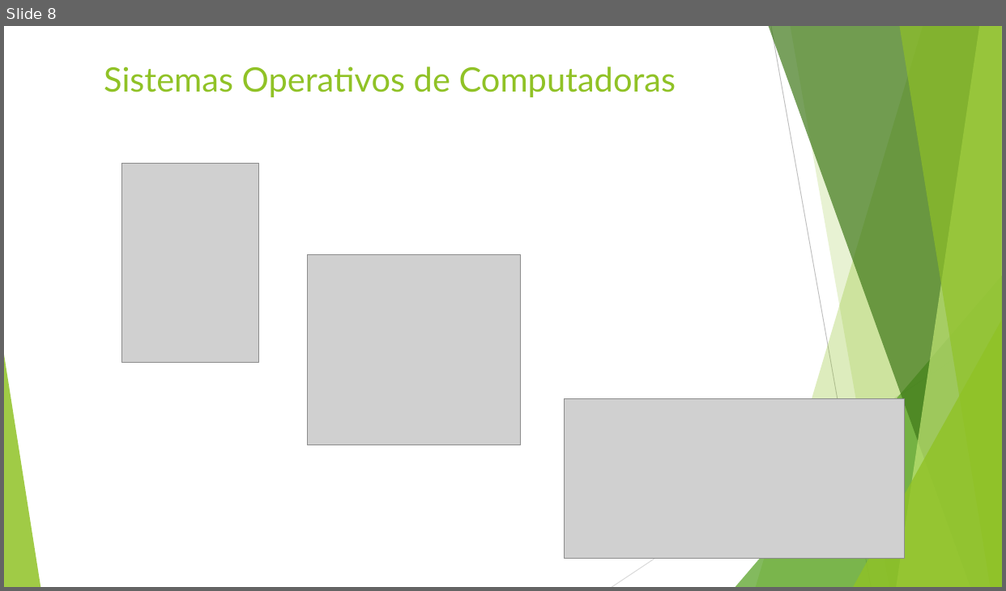
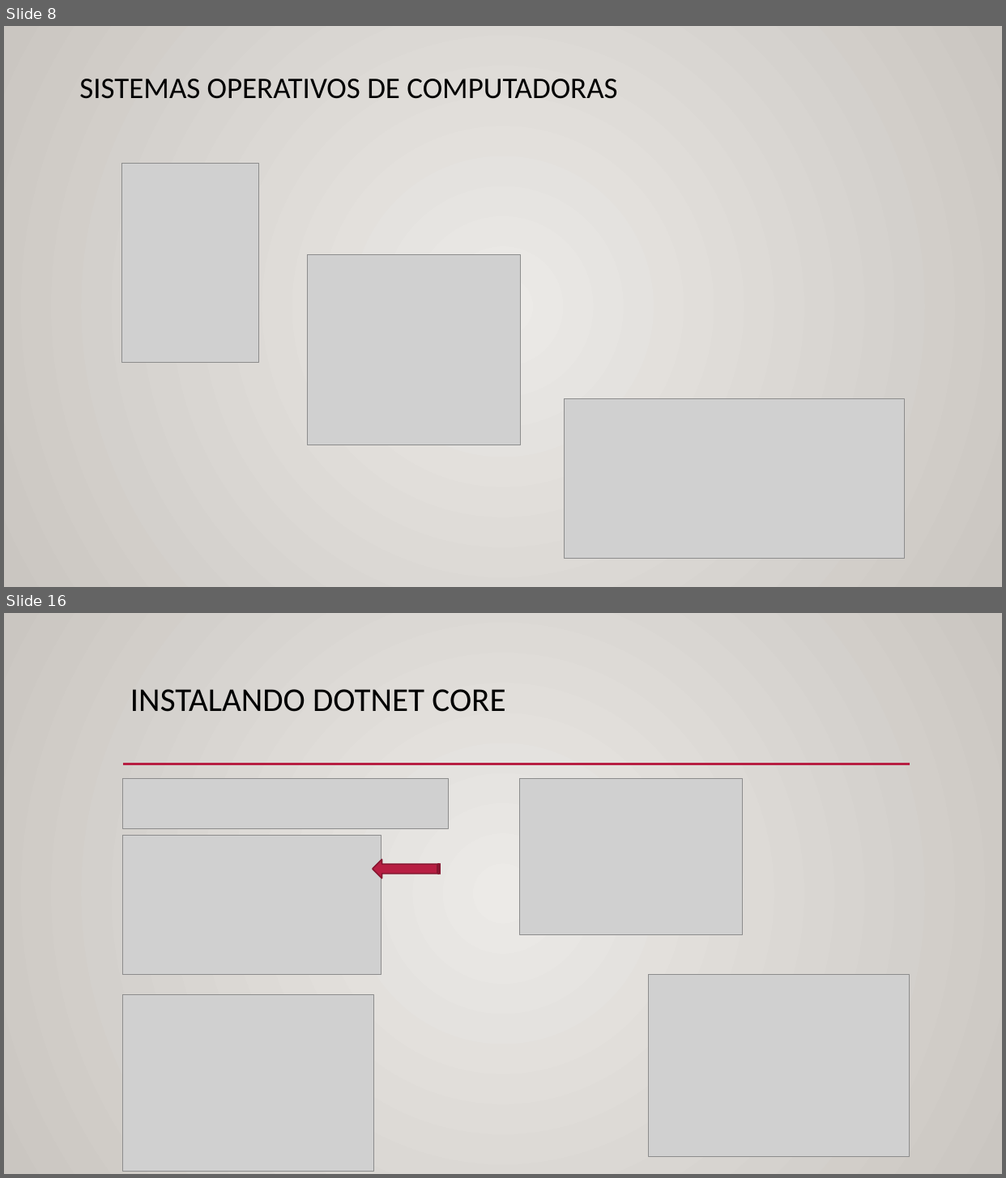
Before and after one commit to AlbertOsinaga/CSharp-MiPrimerLenguaje, a slide deck: C#_MiPrimerLenguaje.pptx. Shown one above the other, each under a label of ours: slide 8 before the commit, slides 8 and 16 after it; the slides between them are not shown. The pictures are 1006x591 and 1006x1178 pixels, drawn with LibreOffice and Linux fonts; fonts in the diff are those of the drawing; grey boxes stand for pictures. Boxes give left, top, right and bottom in pixels: in the first picture for what was removed or moved away, otherwise in the second. Text is boxed around its words. In the diff, an @@ line names an element or a change of style, - is before the commit and + after.

```diff
--- a/C#_MiPrimerLenguaje.pptx
+++ b/C#_MiPrimerLenguaje.pptx
@@ slide 16 added at [4, 613, 1002, 1174], background gradient #ECEAE7 to #CAC7C1 @@
@@ title added at [130, 689, 505, 712], 32 pt, text #000000 @@
+INSTALANDO DOTNET CORE
@@ line added from (123, 764) to (910, 764), #B71E42 2.5 pt @@
@@ picture added at [123, 778, 449, 828] @@
@@ picture added at [519, 778, 743, 934] @@
@@ picture added at [123, 835, 381, 974] @@
@@ striped right arrow added at [373, 859, 441, 878], fill #B71E42, outline #871631 1.25 pt @@
@@ picture added at [649, 975, 909, 1157] @@
@@ picture added at [123, 995, 374, 1172] @@
@@ slide 8 changed as well @@
@@ background #FFFFFF to gradient #ECEAE7 to #CAC7C1 @@
@@ title at [79, 79, 617, 99]: text changed; size 32.4 to 28.8 pt; font Lato to Calibri; text colour #90C226 to #000000 @@
-Sistemas Operativos de Computadoras
+SISTEMAS OPERATIVOS DE COMPUTADORAS
@@ group removed at [4, 26, 1002, 587]: 5 freeform shapes, 3 triangles, 2 lines @@
```
Also in this commit, not shown: 11 other slides changed, 6 other slides added, 1 other file.
